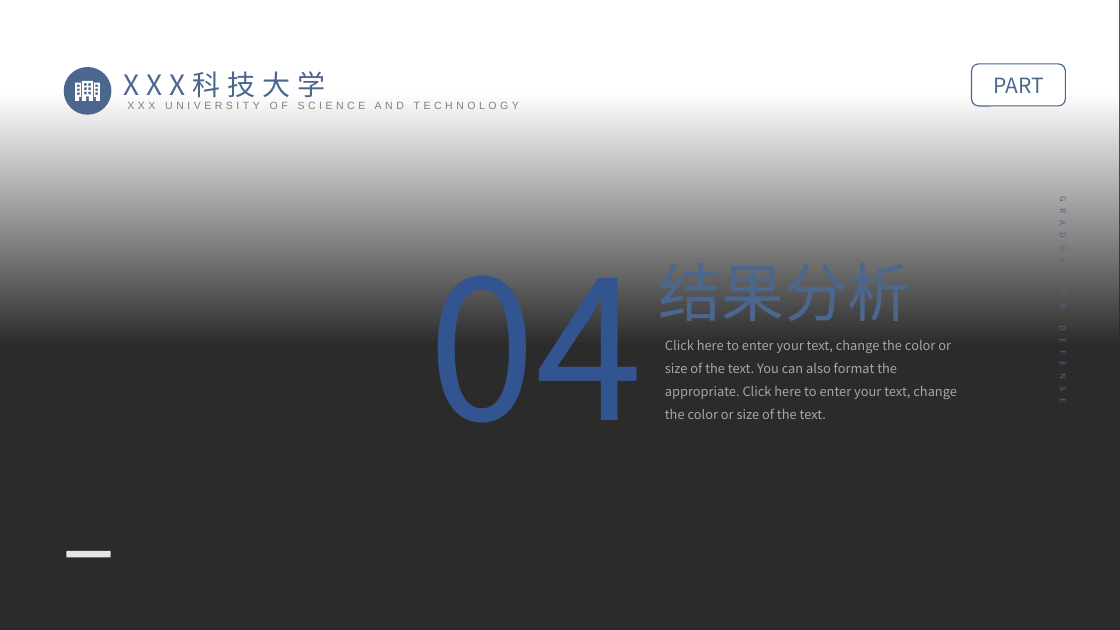
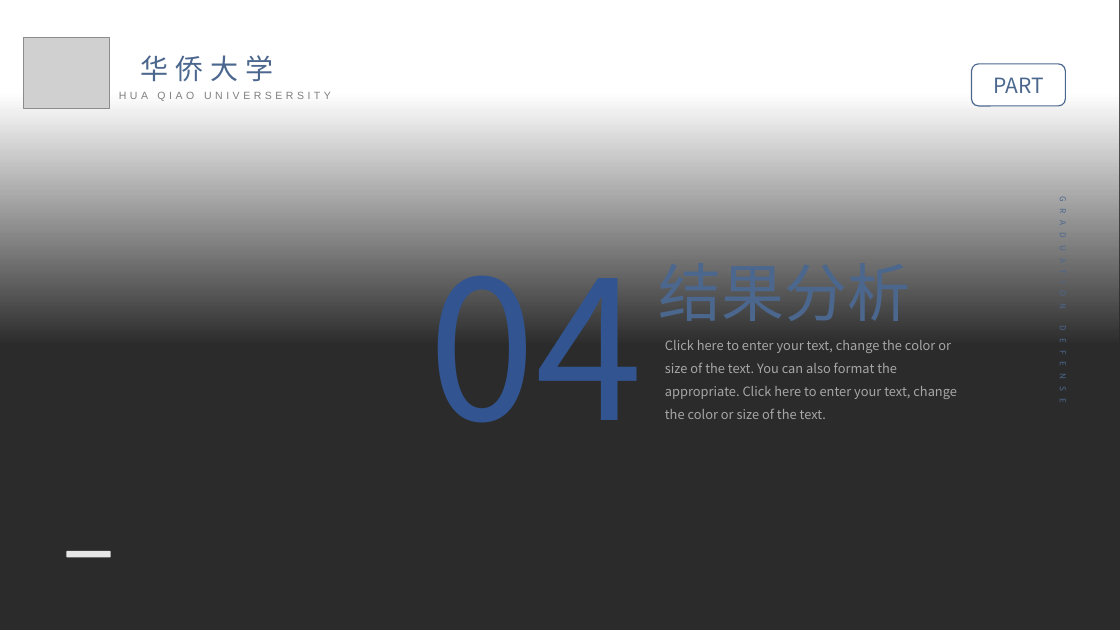
Before and after one commit to cyicz123/graduation-project, a slide deck: slide 16 of 中期检查答辩.pptx (slide 20 before the commit). Drawn at 1120x630 pixels with LibreOffice and Linux fonts; fonts in the diff are those of the drawing; grey boxes stand for pictures; background and template pictures are left out; a plain dark background stands for a picture behind light text. Boxes give left, top, right and bottom in pixels: in the first picture for what was removed or moved away, otherwise in the second. Text is boxed around its words. In the diff, an @@ line names an element or a change of style, - is before the commit and + after.

```diff
--- a/中期检查答辩.pptx
+++ b/中期检查答辩.pptx
@@ picture added at [24, 37, 110, 108] @@
@@ text added at [140, 55, 273, 82], 24 pt, text #4C678E @@
+华侨大学
@@ freeform shape removed at [64, 67, 112, 115] @@
@@ freeform shape removed at [75, 81, 100, 101] @@
@@ text removed at [124, 71, 326, 103] @@
-XXX科技大学
@@ text added at [119, 92, 331, 101], 9 pt, text #808080 @@
+HUA QIAO UNIVERSERSITY
@@ text removed at [127, 102, 519, 109] @@
-XXX UNIVERSITY OF SCIENCE AND TECHNOLOGY
```
Also in this commit, not shown: 10 other slides changed, 9 slides added, 14 slides removed, 4 other files.
